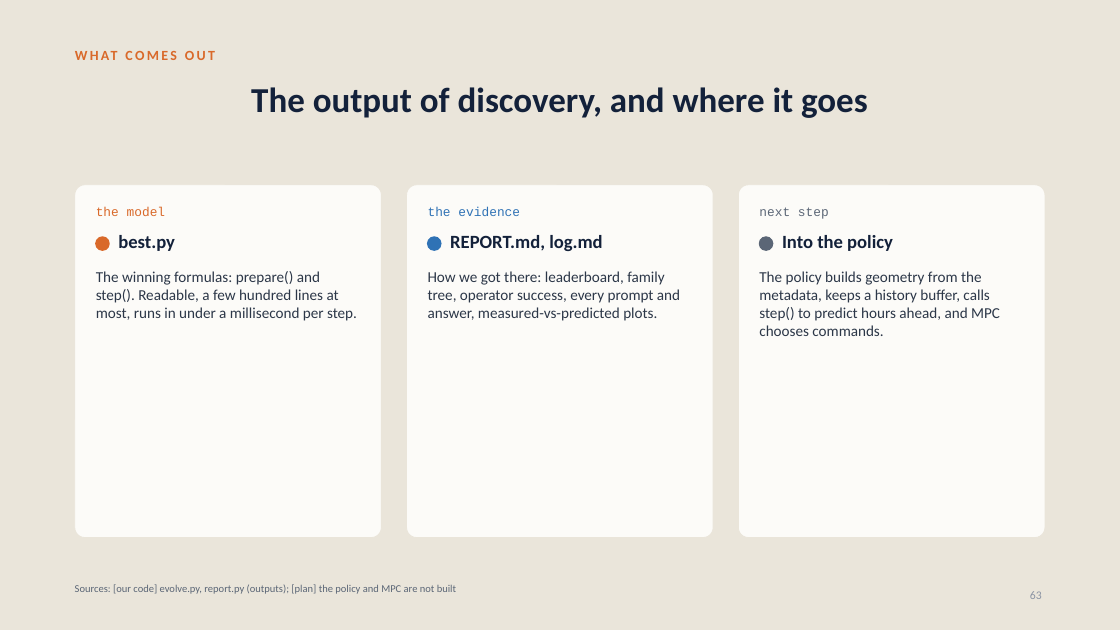
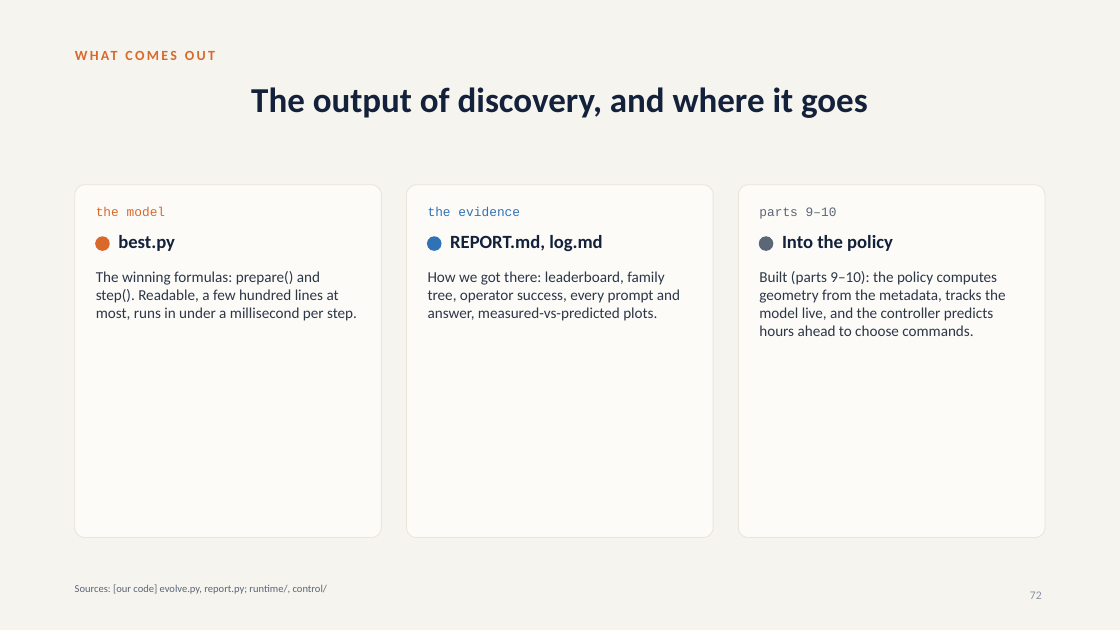
Before and after one commit to srivathsanb14/working-code, a slide deck: slide 72 of docs/One_Controller_for_Every_Building.pptx (slide 63 before the commit). Drawn at 1120x630 pixels with LibreOffice and Linux fonts; fonts in the diff are those of the drawing. Boxes give left, top, right and bottom in pixels: in the first picture for what was removed or moved away, otherwise in the second. Text is boxed around its words. In the diff, an @@ line names an element or a change of style, - is before the commit and + after.

```diff
--- a/docs/One_Controller_for_Every_Building.pptx
+++ b/docs/One_Controller_for_Every_Building.pptx
@@ background #EAE5DA to #F6F4EF @@
@@ text at (x1=759, y1=207, x2=837, y2=219): text changed @@
-next step
+parts 9–10
@@ text at (x1=759, y1=271, x2=1006, y2=336): text changed @@
-The policy builds geometry from the metadata, keeps a history buffer, calls step() to predict hours ahead, and MPC chooses commands.
+Built (parts 9–10): the policy computes geometry from the metadata, tracks the model live, and the controller predicts hours ahead to choose commands.
@@ text at (x1=75, y1=584, x2=327, y2=594): text changed @@
-Sources: [our code] evolve.py, report.py (outputs); [plan] the policy and MPC are not built
+Sources: [our code] evolve.py, report.py; runtime/, control/
@@ page number at (x1=1030, y1=591, x2=1042, y2=599): text changed @@
-63
+72
```
Also in this commit, not shown: 62 other slides changed, 21 slides added, 6 other files.
